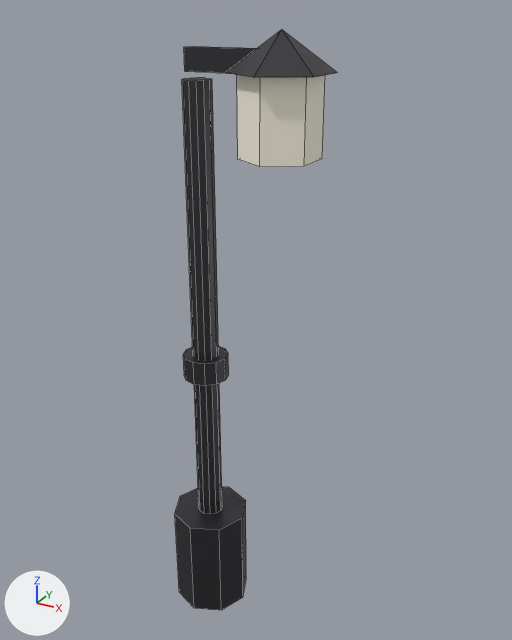
One commit to the FBX model RutaSegura/Assets/_Project/Models/Props/SM_Farola_Colonial_GDL.fbx: the scene before it, then after it.
Both versions are drawn from a 50 mm camera at (2.19, -3.33, 3.84) aimed at (0.28, 0.14, 2.11). Every picture has the same lights, and +X, +Y and +Z are marked at lower left. The picture after the commit comes second. Mesh edges are drawn as thin lines.

The first picture shows 'SM_Farola_Colonial_GDL'.
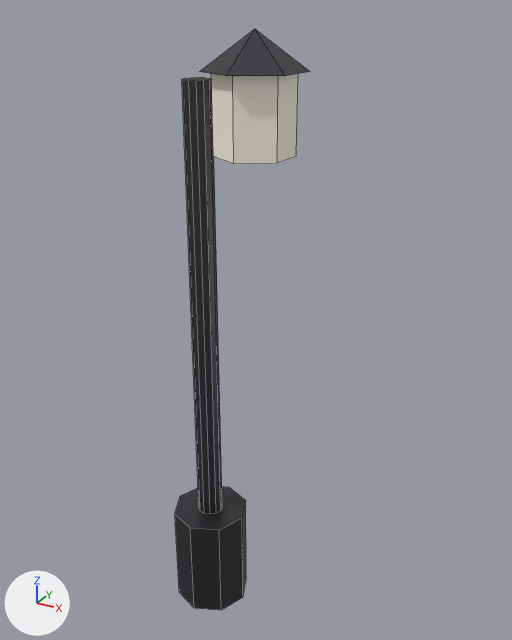
What differs and where, as boxes (x1, y1, x2, y2) in the pictures (512 x 640 px; the box of a moved part takes in the faces that stretch with it):
'SM_Farola_Colonial_GDL', reshaped (17% narrower): before (175, 30, 337, 610); after (175, 29, 310, 610)
part 1 of me_cylinder, moved or reshaped: before (237, 75, 325, 167); after (211, 74, 298, 164)
part 2 of me_cylinder, moved or reshaped: before (225, 30, 337, 77); after (200, 29, 310, 76)
part 3 of me_cylinder, deleted: before (183, 346, 229, 386)
part 4 of me_cylinder, deleted: before (184, 46, 257, 73)

The change, as a list of edits to the scene's bpy script:
```text
Change me_cylinder:
    used by ob_sm_farola_colonial_gdl; location = (0.0, 0.0, 0.0)
    remove me_cylinder.from_pydata(...)  # 91 vertices, 59 faces; spans x -0.25..0.74, y -0.28..0.28, z 0.0..3.75
    add me_cylinder.from_pydata(...)  # 59 vertices, 39 faces; spans x -0.25..0.59, y -0.28..0.28, z 0.0..3.75
    me_cylinder part 1: the loose piece of 12 vertices spanning x 0.31..0.69, y -0.22..0.22, z 3.12..3.57 is moved by (-0.15, 0.0, 0.0)
    me_cylinder part 2: the loose piece of 7 vertices spanning x 0.26..0.74, y -0.28..0.28, z 3.55..3.75 is moved by (-0.15, 0.0, 0.0)
    me_cylinder part 3: the loose piece of 24 vertices spanning x -0.14..0.14, y -0.14..0.14, z 1.72..1.88 is deleted
    me_cylinder part 4: the loose piece of 8 vertices spanning x -0.05..0.55, y -0.04..0.04, z 3.54..3.66 is deleted
```
